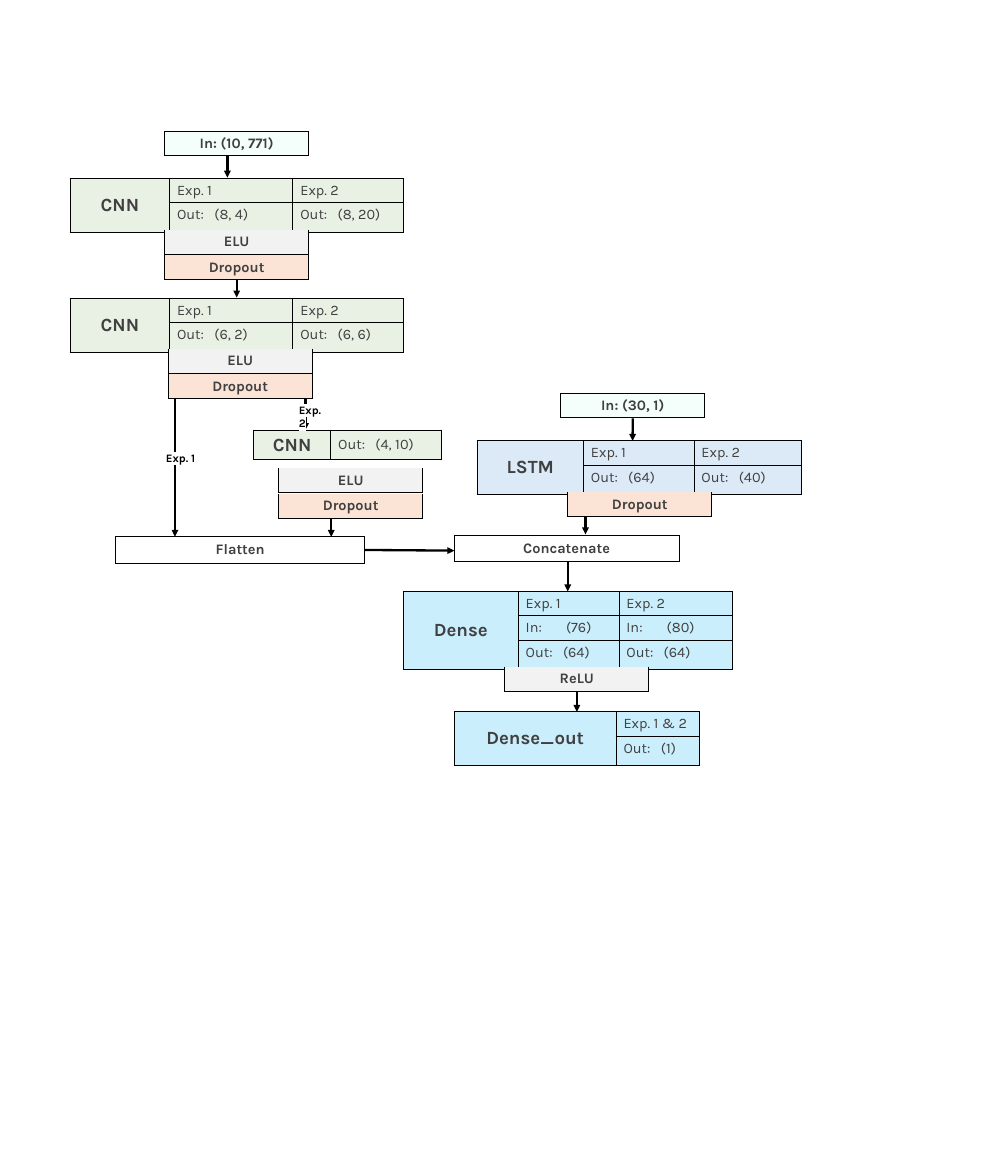
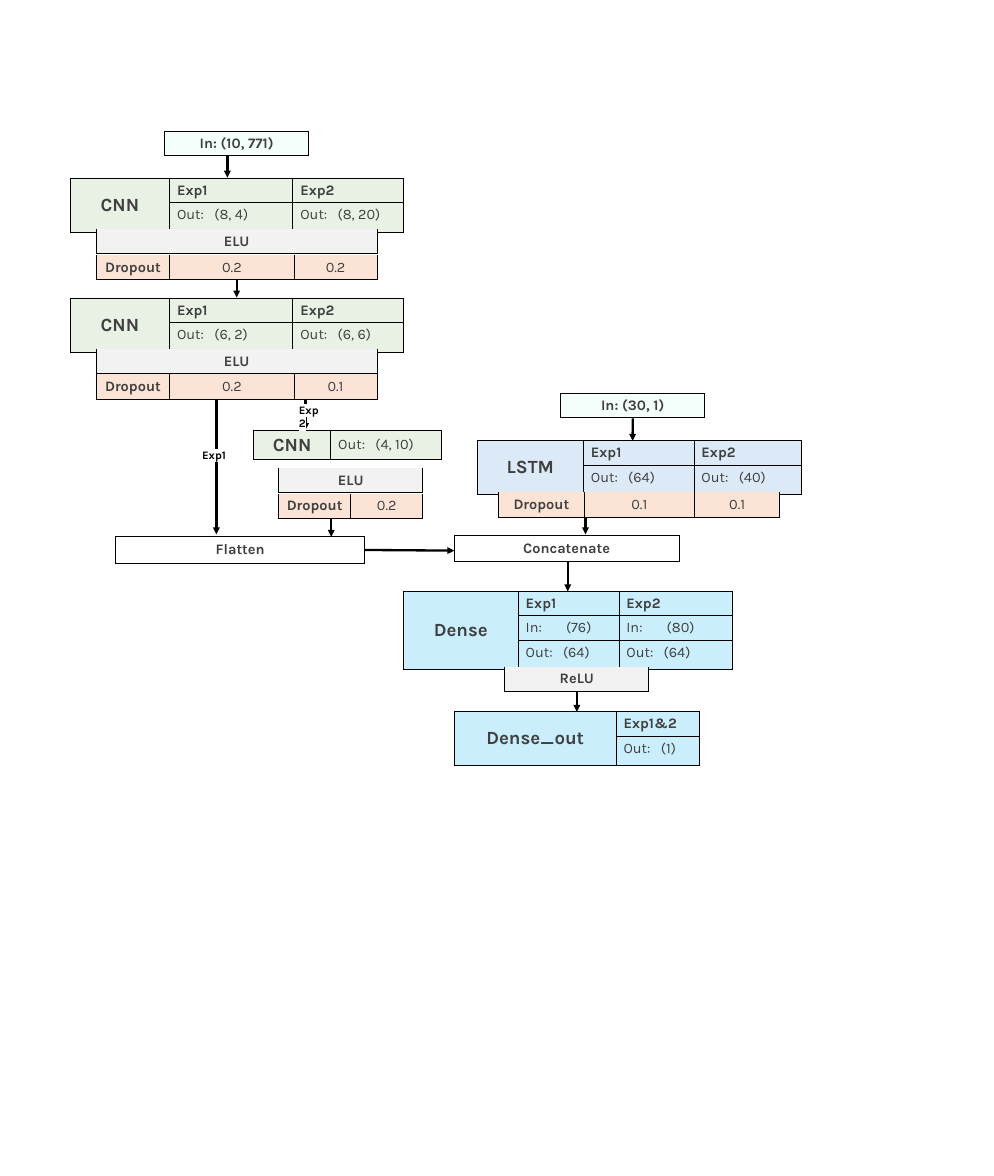
Before and after one commit to virsel/analyseprojekt, a slide deck: slide 1 of modellierung.pptm. Drawn at 994x1176 pixels with LibreOffice and Linux fonts; fonts in the diff are those of the drawing. Boxes give left, top, right and bottom in pixels: in the first picture for what was removed or moved away, otherwise in the second. Text is boxed around its words. In the diff, an @@ line names an element or a change of style, - is before the commit and + after.

```diff
--- a/modellierung.pptm
+++ b/modellierung.pptm
@@ table at box(70, 178, 403, 228) @@
-row 1, column 2: Exp. 1
+row 1, column 2: Exp1
-row 1, column 3: Exp. 2
+row 1, column 3: Exp2
@@ table: place and size @@
-table at box(165, 230, 309, 254)
+table at box(96, 229, 377, 254)
@@ table added at box(96, 255, 377, 280), 1 rows, 3 columns @@
+Dropout | 0.2 | 0.2
@@ table removed at box(165, 255, 309, 280), 1 rows, 1 columns @@
-Dropout
@@ table at box(70, 298, 403, 348) @@
-row 1, column 2: Exp. 1
+row 1, column 2: Exp1
-row 1, column 3: Exp. 2
+row 1, column 3: Exp2
@@ table: place and size @@
-table at box(169, 349, 312, 374)
+table at box(96, 349, 377, 374)
@@ table added at box(96, 374, 377, 399), 1 rows, 3 columns @@
+Dropout | 0.2 | 0.1
@@ table removed at box(169, 374, 312, 399), 1 rows, 1 columns @@
-Dropout
@@ arrow moved from (175, 399) - (175, 537) to (216, 397) - (216, 534) @@
@@ table at box(477, 441, 802, 491) @@
-row 1, column 2: Exp. 1
+row 1, column 2: Exp1
-row 1, column 3: Exp. 2
+row 1, column 3: Exp2
@@ text at box(202, 451, 226, 463): text changed @@
-Exp. 1
+Exp1
@@ table at box(279, 494, 424, 518) @@
+column 2: 0.2
@@ table added at box(499, 492, 780, 517), 1 rows, 3 columns @@
+Dropout | 0.1 | 0.1
@@ table removed at box(568, 492, 712, 517), 1 rows, 1 columns @@
-Dropout
@@ table at box(403, 591, 732, 666) @@
-row 1, column 2: Exp. 1
+row 1, column 2: Exp1
-row 1, column 3: Exp. 2
+row 1, column 3: Exp2
@@ table at box(454, 711, 699, 761) @@
-row 1, column 2: Exp. 1 & 2
+row 1, column 2: Exp1&2
```
Also in this commit, not shown: 1 other slide changed, 17 other files.
